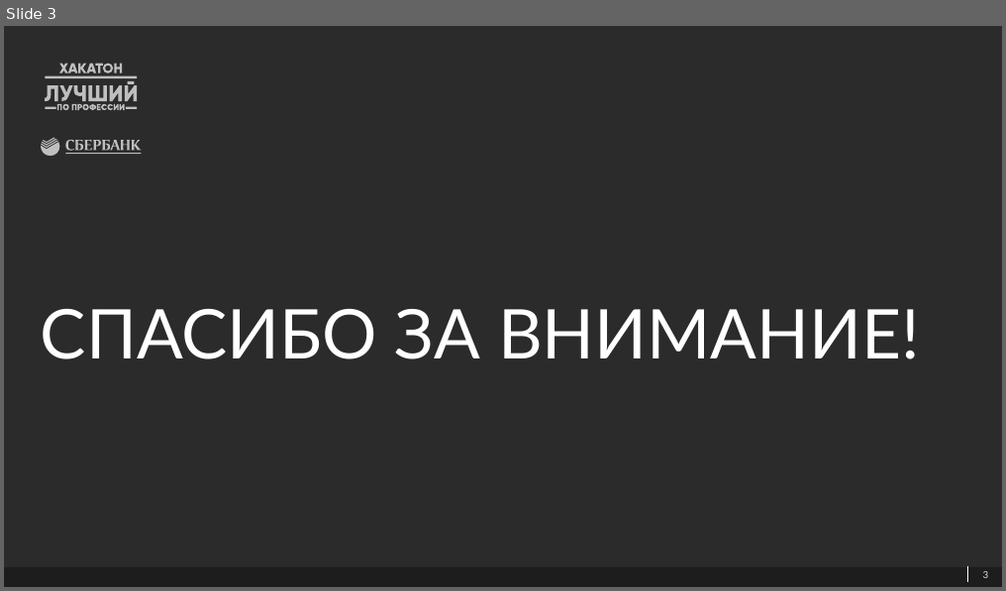
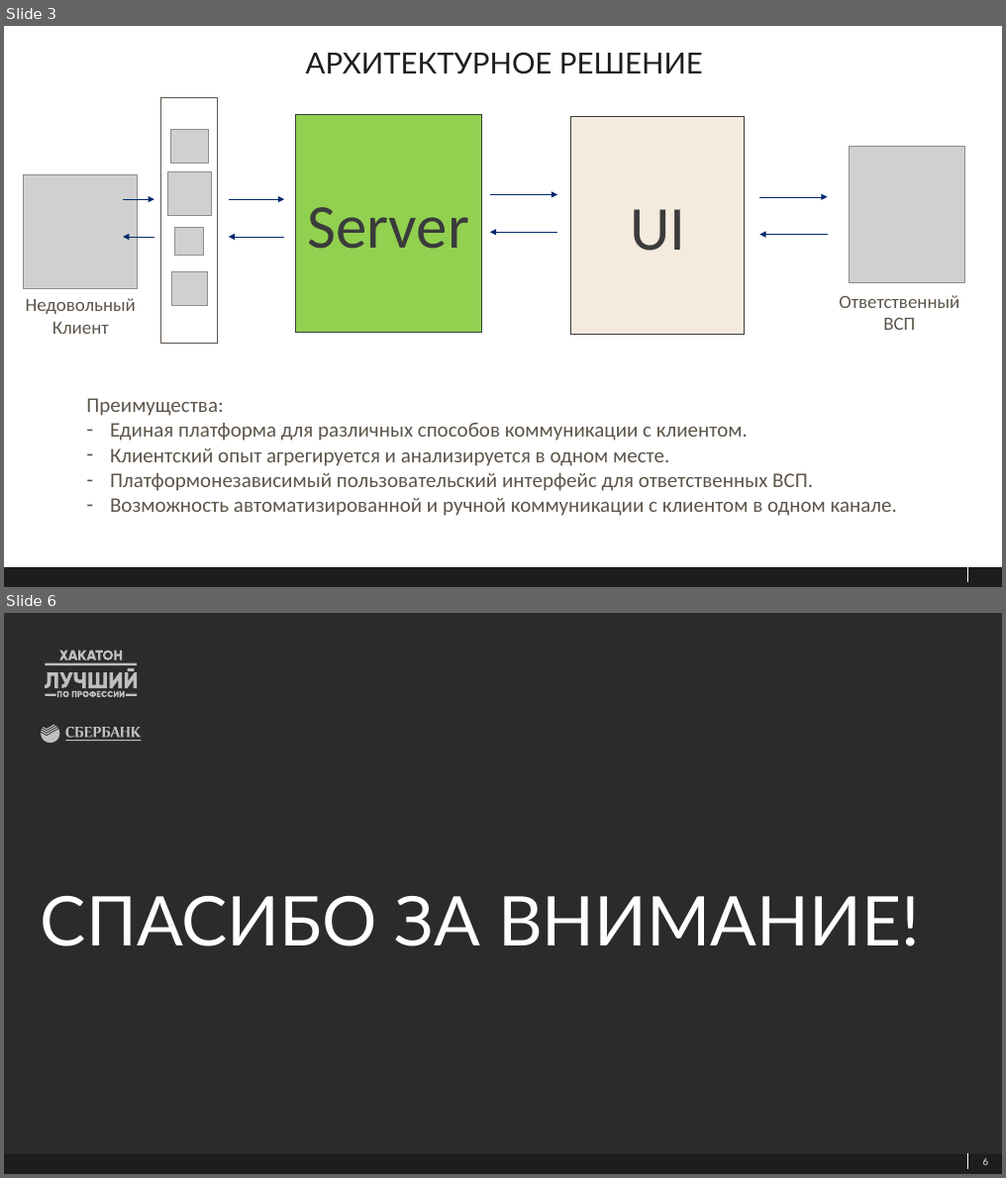
Before and after one commit to NozhkinNikita/sberkinator, a slide deck: Хакатон_УР.pptx. Shown one above the other, each under a label of ours: slide 3 before the commit, slides 3 and 6 after it; the slides between them are not shown. The pictures are 1006x591 and 1006x1178 pixels, drawn with LibreOffice and Linux fonts; fonts in the diff are those of the drawing; grey boxes stand for pictures; background and template pictures are left out; a plain dark background stands for a picture behind light text. Boxes give left, top, right and bottom in pixels: in the first picture for what was removed or moved away, otherwise in the second. Text is boxed around its words. In the diff, an @@ line names an element or a change of style, - is before the commit and + after.

```diff
--- a/Хакатон_УР.pptx
+++ b/Хакатон_УР.pptx
@@ slide 3 added at box(4, 26, 1002, 587), background #FFFFFF; not listed: 2 template elements that a slide beside it also shows @@
@@ title added at box(306, 52, 703, 75), 28 pt, text #1E1E1E @@
+АРХИТЕКТУРНОЕ РЕШЕНИЕ
@@ rectangle added at box(161, 98, 218, 344), fill #FFFFFF, outline #5D554B 1 pt @@
@@ picture added at box(170, 129, 208, 163) @@
@@ rectangle added at box(295, 115, 481, 333), fill #92D050, outline #3B3B3B 1 pt, 60 pt, text #3B3B3B @@
+Server
@@ rectangle added at box(570, 116, 745, 335), fill #F4EADD, outline #3B3B3B 1 pt, 60 pt, text #3B3B3B @@
+UI
@@ picture added at box(168, 172, 211, 215) @@
@@ picture added at box(849, 147, 965, 282) @@
@@ picture added at box(24, 174, 138, 288) @@
@@ arrow added from (123, 199) to (154, 199), #00296C 0.5 pt @@
@@ arrow added from (229, 199) to (284, 199), #00296C 0.5 pt @@
@@ arrow added from (490, 194) to (558, 194), #00296C 0.5 pt @@
@@ arrow added from (760, 197) to (828, 197), #00296C 0.5 pt @@
@@ picture added at box(175, 227, 203, 255) @@
@@ arrow added from (558, 232) to (490, 232), #00296C 0.5 pt @@
@@ arrow added from (154, 237) to (123, 237), #00296C 0.5 pt @@
@@ arrow added from (284, 237) to (229, 237), #00296C 0.5 pt @@
@@ arrow added from (828, 235) to (760, 235), #00296C 0.5 pt @@
@@ picture added at box(171, 273, 207, 306) @@
@@ text added at box(26, 298, 136, 334), 18 pt, text #5D554B @@
+Недовольный
+Клиент
@@ text added at box(839, 295, 959, 330), 18 pt, text #5D554B @@
+Ответственный ВСП
@@ text added at box(86, 398, 897, 516), 20 pt, text #5D554B @@
+Преимущества:
+– Единая платформа для различных способов коммуникации с клиентом.
+– Клиентский опыт агрегируется и анализируется в одном месте.
+– Платформонезависимый пользовательский интерфейс для ответственных ВСП.
+– Возможность автоматизированной и ручной коммуникации с клиентом в одном канале.
@@ what was slide 3 is now slide 6 @@
@@ page number at box(983, 1158, 989, 1165): text changed @@
-3
+6
```
Also in this commit, not shown: 2 slides changed, 2 other slides added.
